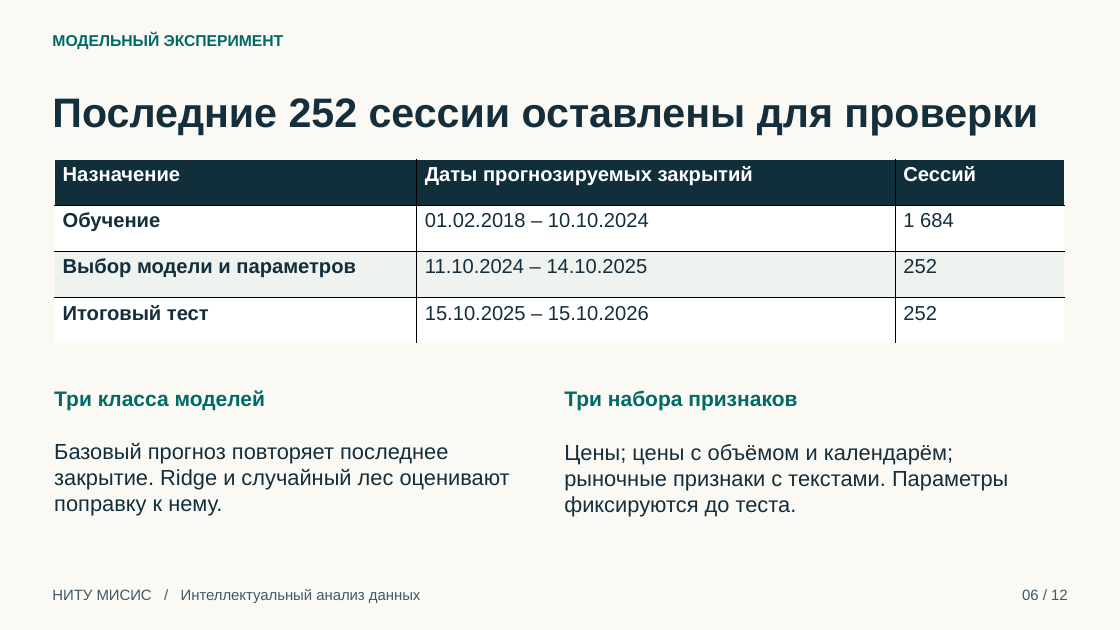
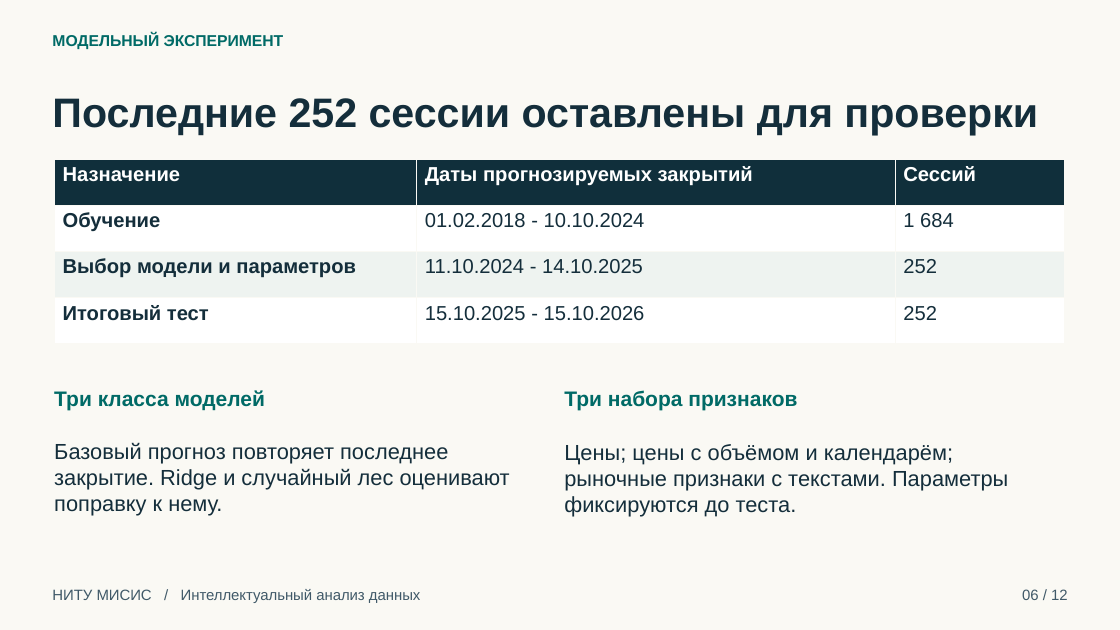
Before and after one commit to PolovinkaVA/iad-stock-market, a slide deck: slide 6 of reports/Презентация_ИАД_MSFT_Половинка_ВА.pptx. Drawn at 1120x630 pixels with LibreOffice and Linux fonts; fonts in the diff are those of the drawing. Boxes give left, top, right and bottom in pixels: in the first picture for what was removed or moved away, otherwise in the second. Text is boxed around its words. In the diff, an @@ line names an element or a change of style, - is before the commit and + after.

```diff
--- a/reports/Презентация_ИАД_MSFT_Половинка_ВА.pptx
+++ b/reports/Презентация_ИАД_MSFT_Половинка_ВА.pptx
@@ table at [55, 160, 1065, 344] @@
-row 2, column 2: 01.02.2018 – 10.10.2024
+row 2, column 2: 01.02.2018 - 10.10.2024
-row 3, column 2: 11.10.2024 – 14.10.2025
+row 3, column 2: 11.10.2024 - 14.10.2025
-row 4, column 2: 15.10.2025 – 15.10.2026
+row 4, column 2: 15.10.2025 - 15.10.2026
@@ borders changed @@
```
Also in this commit, not shown: 4 other slides changed, 4 other files.
